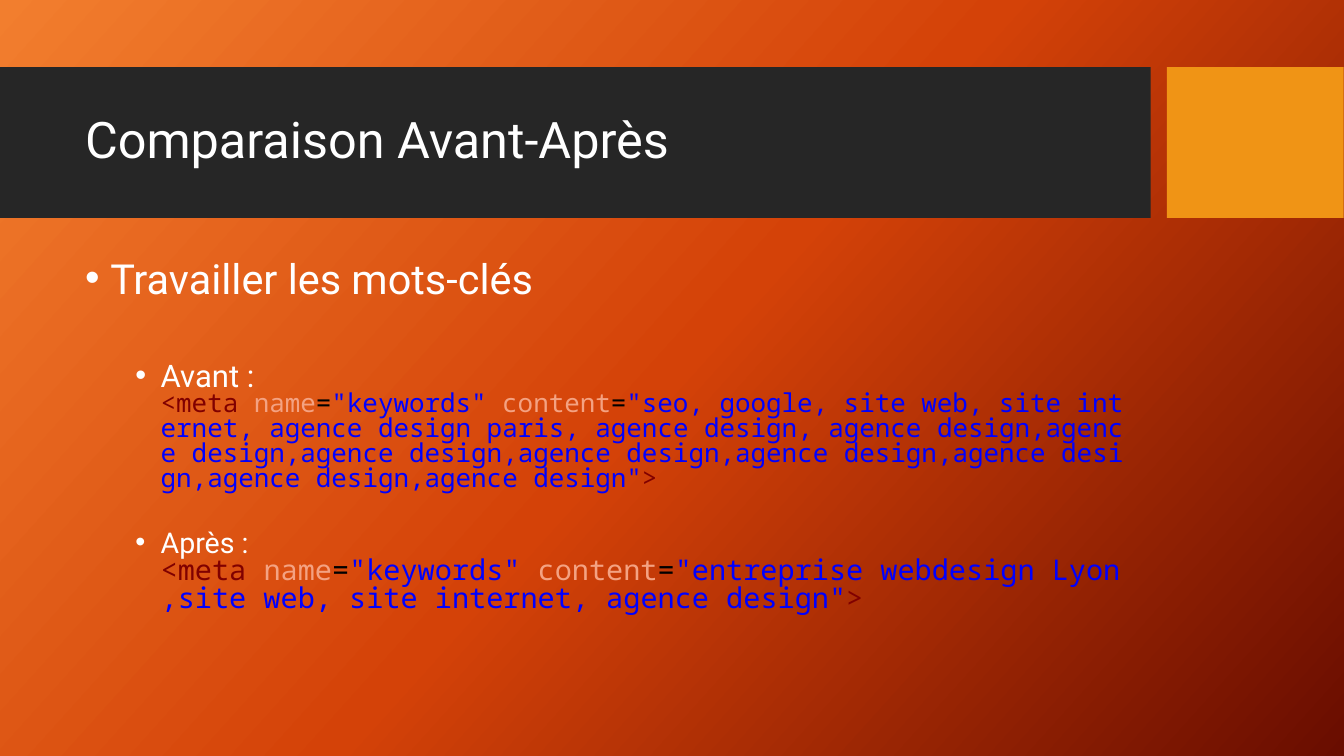
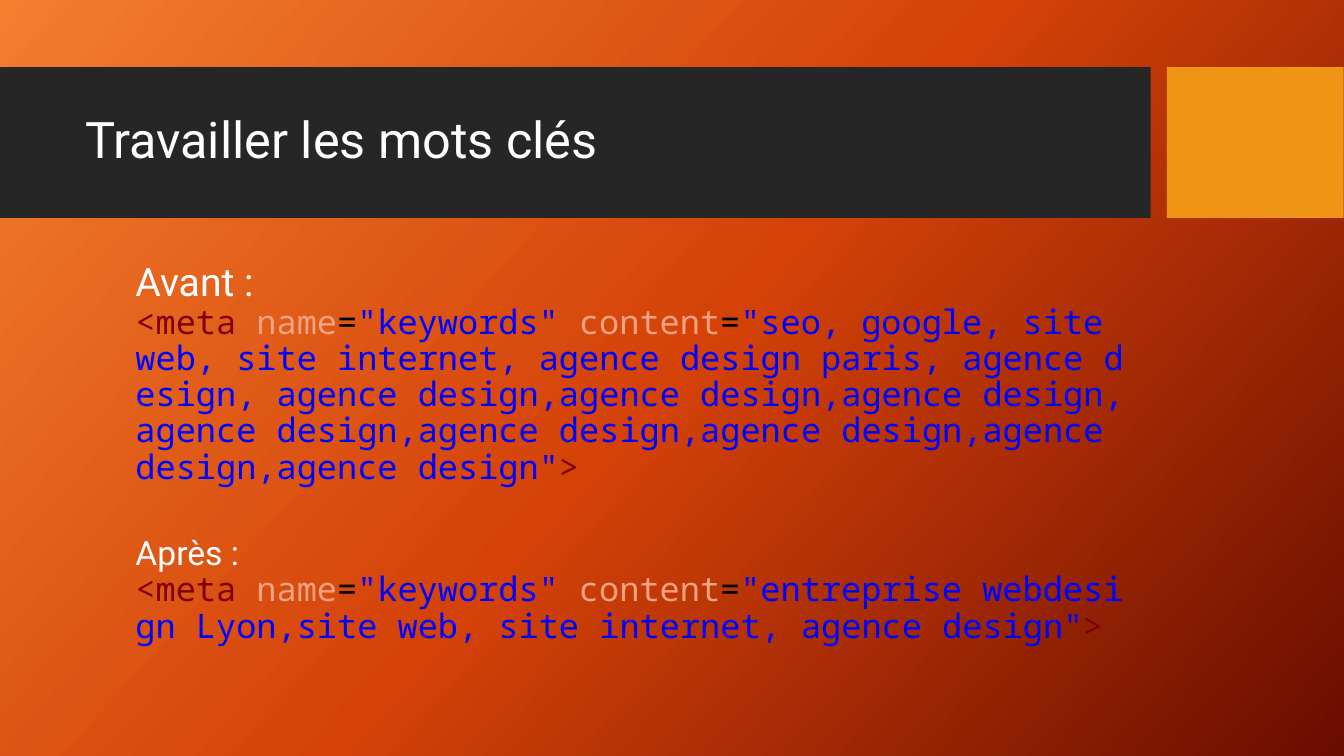
Before and after one commit to RichardZ1/Projet4_Referencement, a slide deck: slide 13 of Les 10 recommandations+Comparaison.pptx (slide 12 before the commit). Drawn at 1344x756 pixels with LibreOffice and Linux fonts; fonts in the diff are those of the drawing; background and template pictures are left out. Boxes give left, top, right and bottom in pixels: in the first picture for what was removed or moved away, otherwise in the second. Text is boxed around its words. In the diff, an @@ line names an element or a change of style, - is before the commit and + after.

Commit message:
Correction après Validation W3C

```diff
--- a/Les 10 recommandations+Comparaison.pptx
+++ b/Les 10 recommandations+Comparaison.pptx
@@ title at (85, 120, 597, 159): text changed @@
-Comparaison Avant-Après
+Travailler les mots clés
@@ text "Avant : <meta name="keywords" content="seo, ..." at (135, 268, 1124, 647): size 22.2 to 28 pt in "Avant :"; size 18.5 to 24 pt in "<meta name="keywords" content="seo, google, site web, site ..."; size 20.4 to 24 pt in "Après : <meta name="keywords" content="entreprise webdesign  ..."; bullet • to none; line spacing 0.8 to 0.9 @@
@@ text at (110, 263, 532, 295): paragraph removed @@
-• Travailler les mots-clés
```
Also in this commit, not shown: 1 other slide changed, 13 slides added, 2 slides removed, 1 other file.
